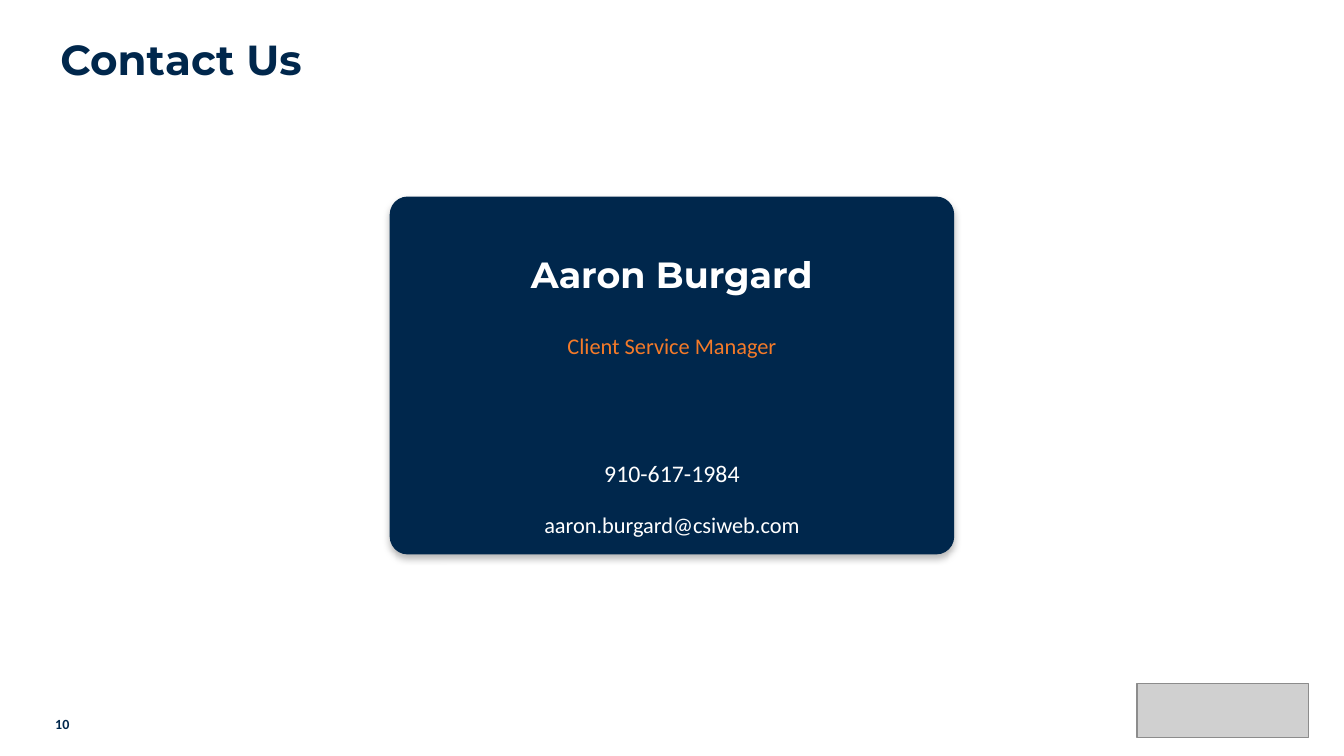
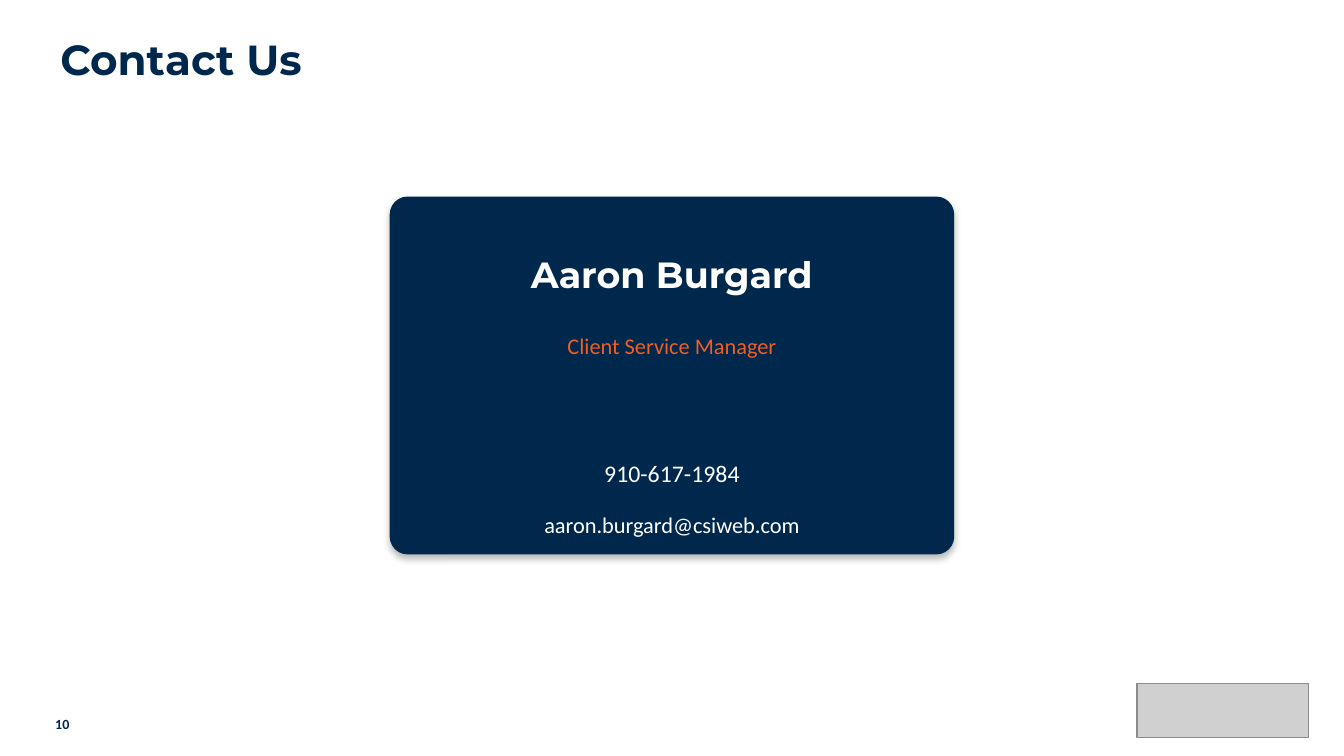
Before and after one commit to aburgard-csi/Velocity_Reporting, a slide deck: slide 10 of templates/cashplease_template.pptx. Drawn at 1344x756 pixels with LibreOffice and Linux fonts; fonts in the diff are those of the drawing; grey boxes stand for pictures. Boxes give left, top, right and bottom in pixels: in the first picture for what was removed or moved away, otherwise in the second. Text is boxed around its words. In the diff, an @@ line names an element or a change of style, - is before the commit and + after.

```diff
--- a/templates/cashplease_template.pptx
+++ b/templates/cashplease_template.pptx
@@ text "Client Service Manager" at (x1=567, y1=338, x2=776, y2=358): text colour #F47A29 to #F15D22 @@
```
Also in this commit, not shown: 8 other slides changed, 13 other files.
